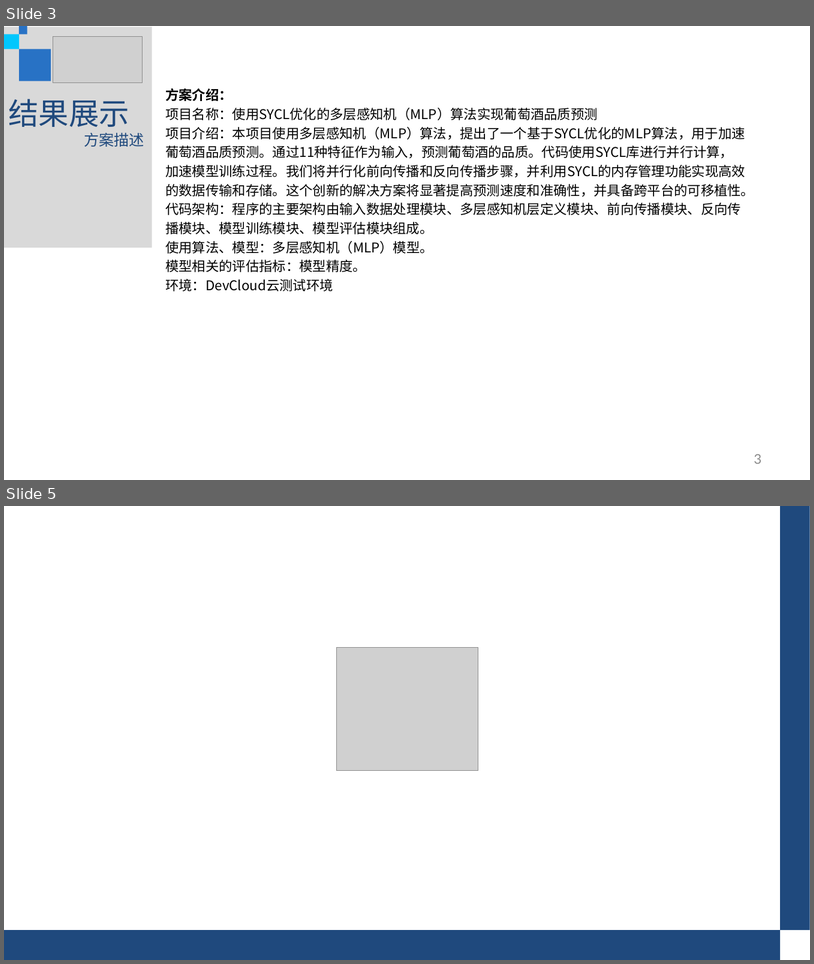
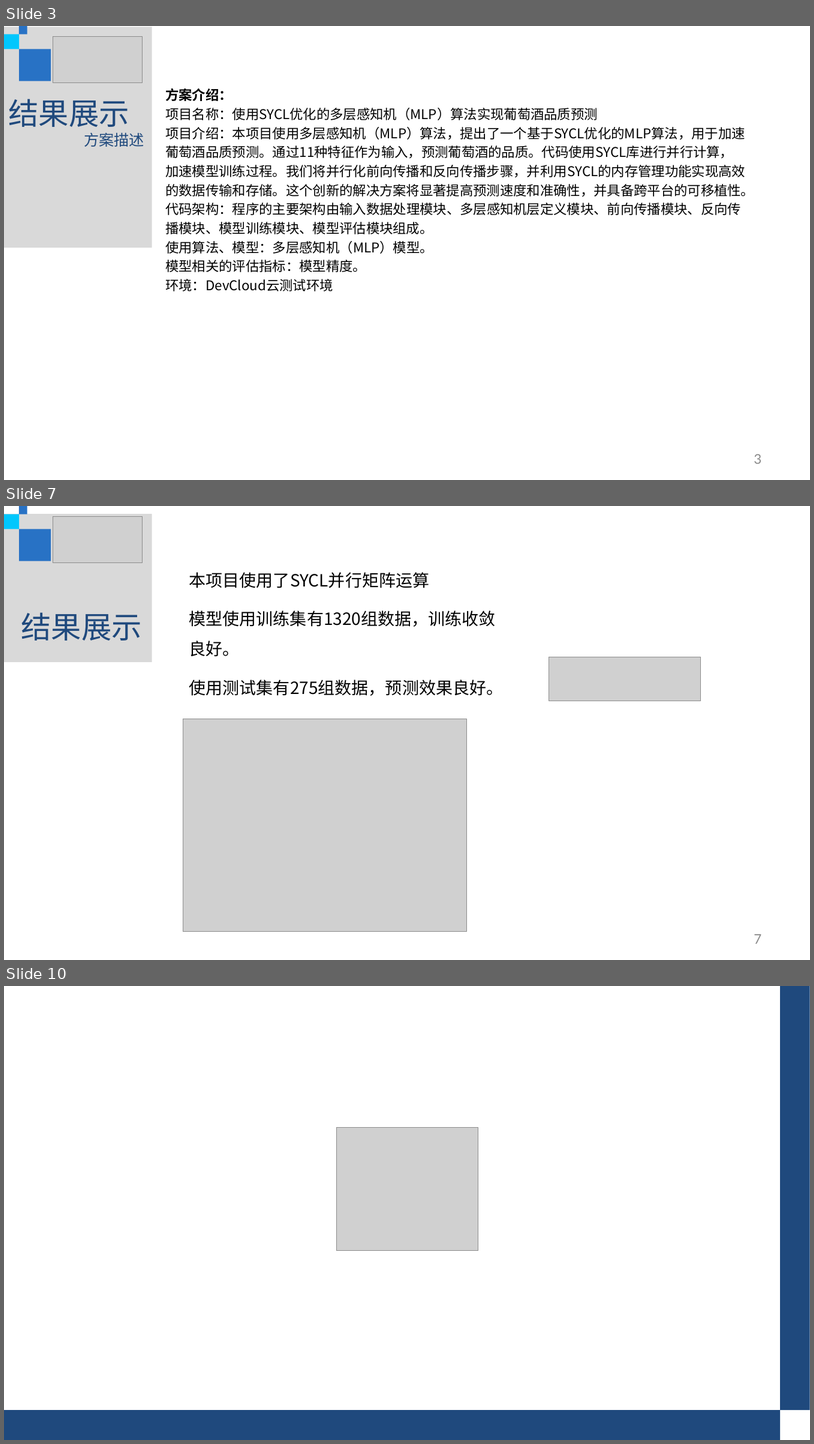
Before and after one commit to HJLQZ/a-simple-sycl-project, a slide deck: Final-Campus.pptx. Shown one above the other, each under a label of ours: slides 3 and 5 before the commit, slides 3, 7 and 10 after it; the slides between them are not shown. The pictures are 814x964 and 814x1444 pixels, drawn with LibreOffice and Linux fonts; fonts in the diff are those of the drawing; grey boxes stand for pictures; background and template pictures are left out. Boxes give left, top, right and bottom in pixels: in the first picture for what was removed or moved away, otherwise in the second. Text is boxed around its words. In the diff, an @@ line names an element or a change of style, - is before the commit and + after.

```diff
--- a/Final-Campus.pptx
+++ b/Final-Campus.pptx
@@ slide 7 added at (4, 506, 810, 960), background #FFFFFF @@
@@ rectangle added at (4, 514, 152, 662), fill #D9D9D9 @@
@@ rectangle added at (4, 514, 19, 529), fill #00C7FD @@
@@ rectangle added at (19, 506, 27, 514), fill #2872C5 @@
@@ picture added at (53, 517, 143, 563) @@
@@ rectangle added at (19, 529, 51, 561), fill #2872C5 @@
@@ text added at (189, 572, 504, 696), 20 pt, text #000000 @@
+本项目使用了SYCL并行矩阵运算
+模型使用训练集有1320组数据，训练收敛良好。
+使用测试集有275组数据，预测效果良好。
@@ text added at (21, 612, 142, 640), 36 pt, text #1F497D @@
+结果展示
@@ picture added at (549, 657, 702, 701) @@
@@ picture added at (183, 718, 467, 931) @@
@@ page number added at (754, 934, 762, 943), 16 pt, text #8C8C8C @@
+7
@@ what was slide 5 is now slide 10 @@
```
Also in this commit, not shown: 1 slide changed, 4 other slides added.
